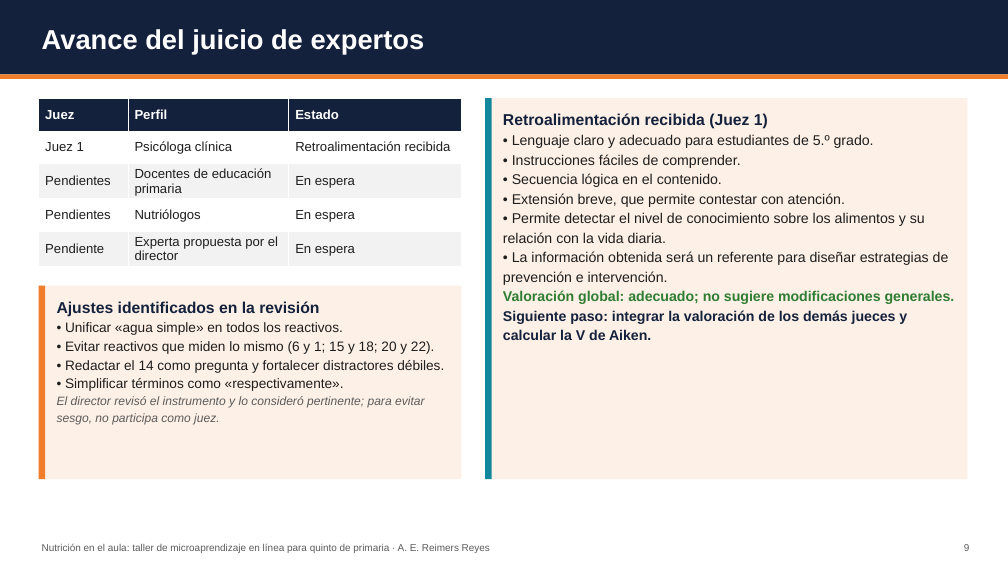
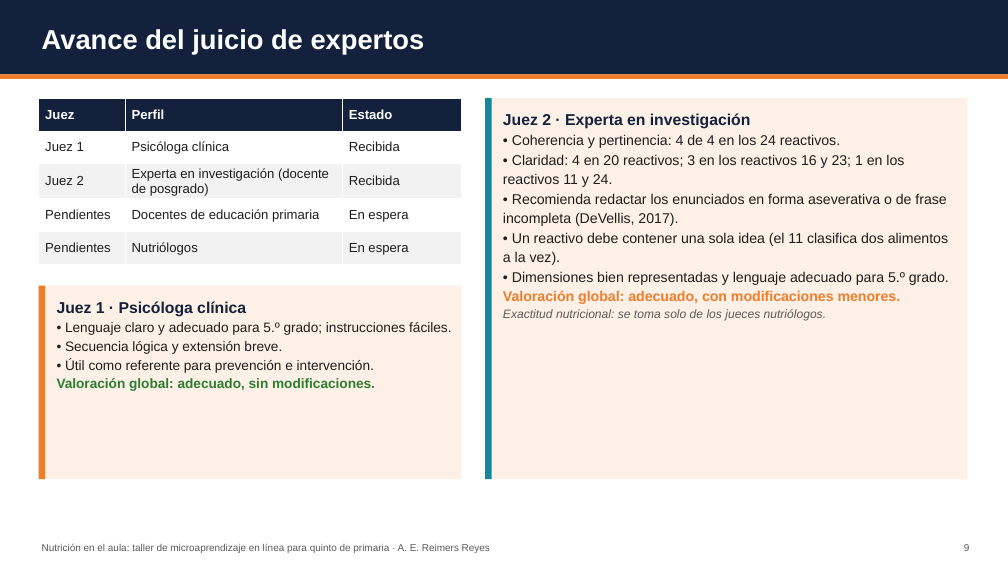
Before and after one commit to dreimers178/Finanzas, a slide deck: slide 9 of protocolo-MTIE/actividad4/Actividad4_Presentacion_avances_Reimers.pptx. Drawn at 1008x567 pixels with LibreOffice and Linux fonts; fonts in the diff are those of the drawing. Boxes give left, top, right and bottom in pixels: in the first picture for what was removed or moved away, otherwise in the second. Text is boxed around its words. In the diff, an @@ line names an element or a change of style, - is before the commit and + after.

```diff
--- a/protocolo-MTIE/actividad4/Actividad4_Presentacion_avances_Reimers.pptx
+++ b/protocolo-MTIE/actividad4/Actividad4_Presentacion_avances_Reimers.pptx
@@ table at [39, 98, 461, 262] @@
-row 2: Juez 1 | Psicóloga clínica | Retroalimentación recibida
+row 2: Juez 1 | Psicóloga clínica | Recibida
+row 3: Juez 2 | Experta en investigación (docente de posgrado) | Recibida
-row 5: Pendiente | Experta propuesta por el director | En espera
@@ text at [503, 113, 949, 321]: text changed @@
-Retroalimentación recibida (Juez 1)
-• Lenguaje claro y adecuado para estudiantes de 5.º grado.
-• Instrucciones fáciles de comprender.
-• Secuencia lógica en el contenido.
-• Extensión breve, que permite contestar con atención.
-• Permite detectar el nivel de conocimiento sobre los alimentos y su relación con la vida diaria.
-• La información obtenida será un referente para diseñar estrategias de prevención e intervención.
-Valoración global: adecuado; no sugiere modificaciones generales.
-Siguiente paso: integrar la valoración de los demás jueces y calcular la V de Aiken.
+Juez 2 · Experta en investigación
+• Coherencia y pertinencia: 4 de 4 en los 24 reactivos.
+• Claridad: 4 en 20 reactivos; 3 en los reactivos 16 y 23; 1 en los reactivos 11 y 24.
+• Recomienda redactar los enunciados en forma aseverativa o de frase incompleta (DeVellis, 2017).
+• Un reactivo debe contener una sola idea (el 11 clasifica dos alimentos a la vez).
+• Dimensiones bien representadas y lenguaje adecuado para 5.º grado.
+Valoración global: adecuado, con modificaciones menores.
+Exactitud nutricional: se toma solo de los jueces nutriólogos.
@@ text at [57, 301, 451, 391]: text changed @@
-Ajustes identificados en la revisión
-• Unificar «agua simple» en todos los reactivos.
-• Evitar reactivos que miden lo mismo (6 y 1; 15 y 18; 20 y 22).
-• Redactar el 14 como pregunta y fortalecer distractores débiles.
-• Simplificar términos como «respectivamente».
-El director revisó el instrumento y lo consideró pertinente; para evitar sesgo, no participa como juez.
+Juez 1 · Psicóloga clínica
+• Lenguaje claro y adecuado para 5.º grado; instrucciones fáciles.
+• Secuencia lógica y extensión breve.
+• Útil como referente para prevención e intervención.
+Valoración global: adecuado, sin modificaciones.
```
Also in this commit, not shown: 4 other slides changed, 1 slide added, 2 other files.
